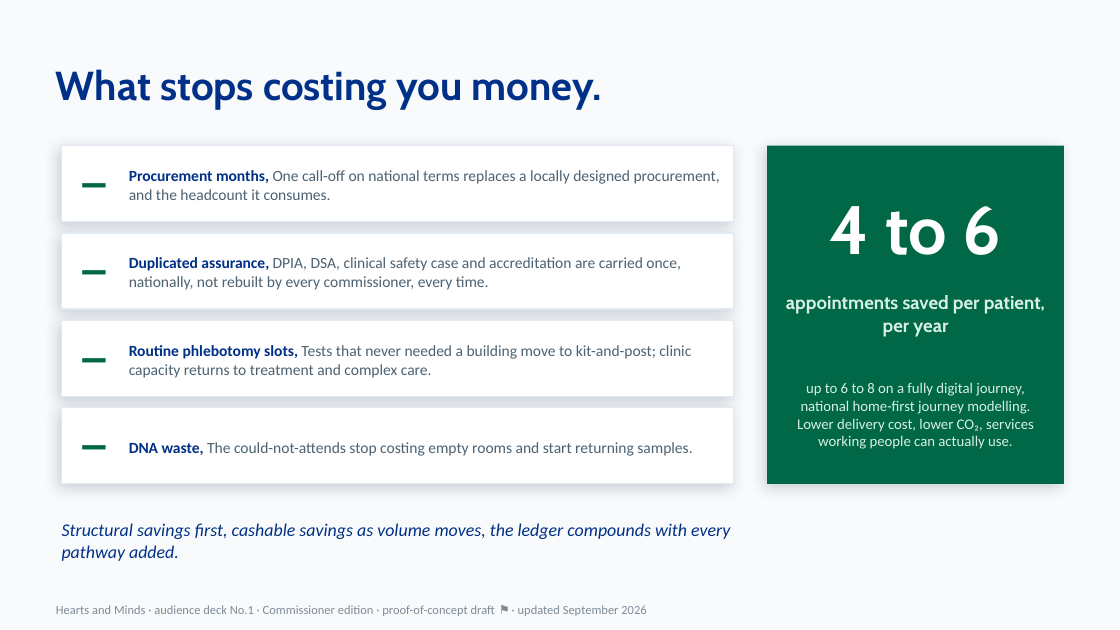
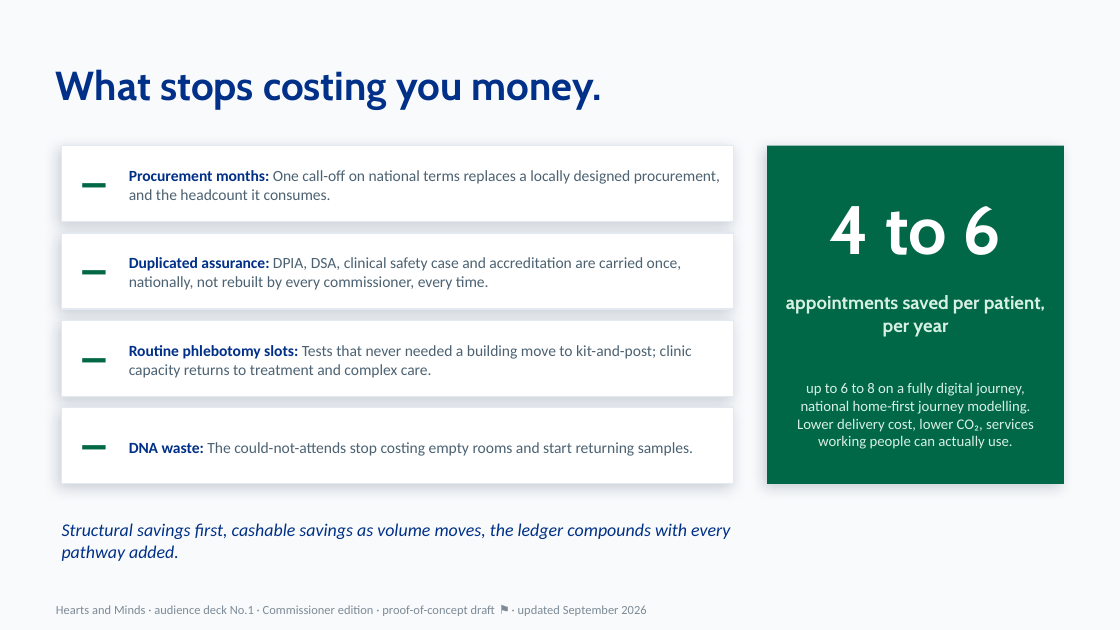
Before and after one commit to ScottEason1967/dtx-ecosystem, a slide deck: slide 8 of hearts-and-minds/hm-deck-01-commissioner-sarah-v3.pptx. Drawn at 1120x630 pixels with LibreOffice and Linux fonts; fonts in the diff are those of the drawing. Boxes give left, top, right and bottom in pixels: in the first picture for what was removed or moved away, otherwise in the second. Text is boxed around its words. In the diff, an @@ line names an element or a change of style, - is before the commit and + after.

```diff
--- a/hearts-and-minds/hm-deck-01-commissioner-sarah-v3.pptx
+++ b/hearts-and-minds/hm-deck-01-commissioner-sarah-v3.pptx
@@ text at bbox=[129, 170, 720, 200]: text changed @@
-Procurement months, One call-off on national terms replaces a locally designed procurement, and the headcount it consumes.
+Procurement months: One call-off on national terms replaces a locally designed procurement, and the headcount it consumes.
@@ text at bbox=[129, 257, 681, 290]: text changed @@
-Duplicated assurance, DPIA, DSA, clinical safety case and accreditation are carried once, nationally, not rebuilt by every commissioner, every time.
+Duplicated assurance: DPIA, DSA, clinical safety case and accreditation are carried once, nationally, not rebuilt by every commissioner, every time.
@@ text at bbox=[129, 345, 692, 378]: text changed @@
-Routine phlebotomy slots, Tests that never needed a building move to kit-and-post; clinic capacity returns to treatment and complex care.
+Routine phlebotomy slots: Tests that never needed a building move to kit-and-post; clinic capacity returns to treatment and complex care.
@@ text at bbox=[129, 442, 693, 456]: text changed @@
-DNA waste, The could-not-attends stop costing empty rooms and start returning samples.
+DNA waste: The could-not-attends stop costing empty rooms and start returning samples.
```
Also in this commit, not shown: 3 other slides changed.
